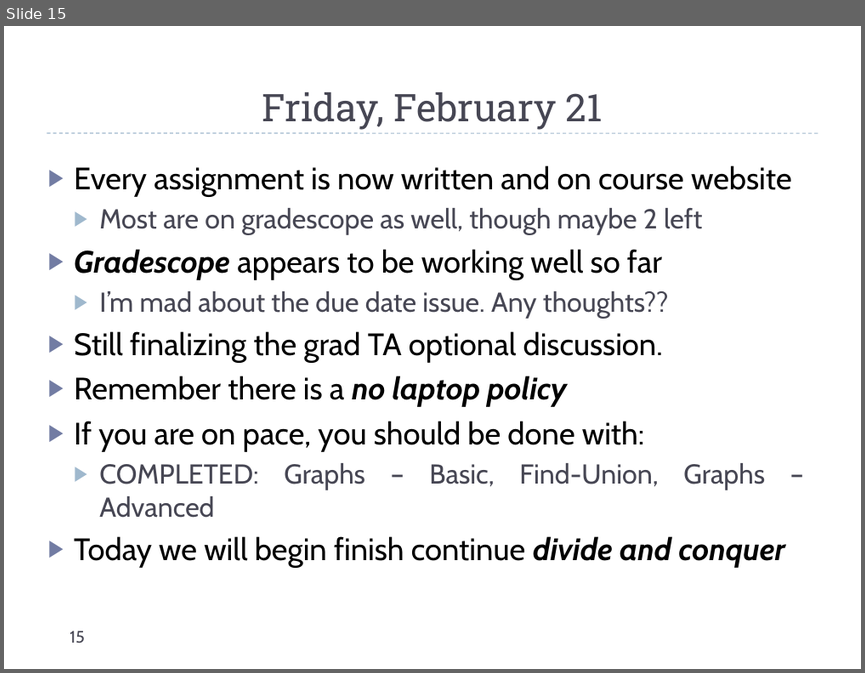
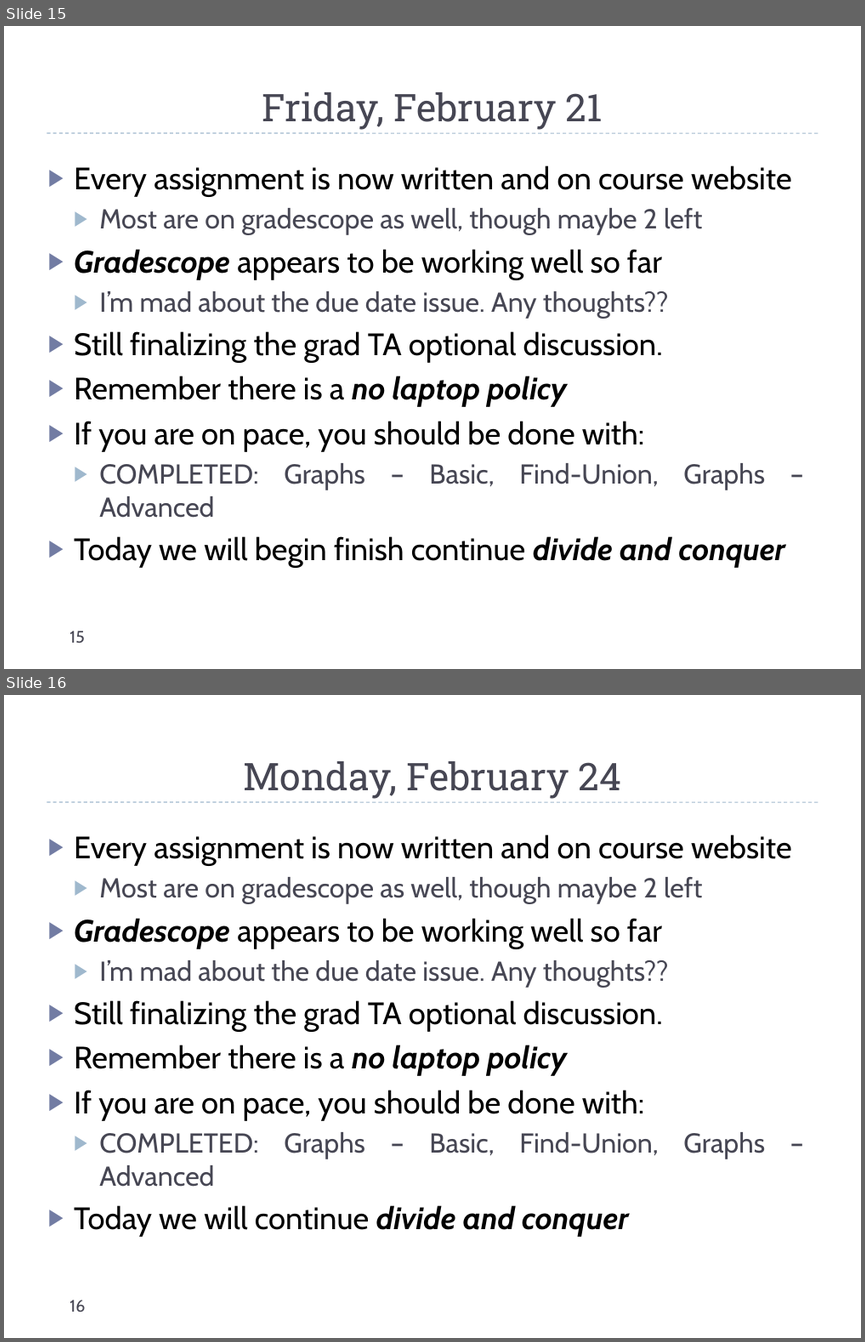
Before and after one commit to markfloryan/dsa2, a slide deck: slides/dailyAnnouncements.pptx. Shown one above the other, each under a label of ours: slide 15 before the commit, slides 15 and 16 after it. The pictures are 865x673 and 865x1342 pixels, drawn with LibreOffice and Linux fonts; fonts in the diff are those of the drawing. Boxes give left, top, right and bottom in pixels: in the first picture for what was removed or moved away, otherwise in the second. Text is boxed around its words. In the diff, an @@ line names an element or a change of style, - is before the commit and + after.

```diff
--- a/slides/dailyAnnouncements.pptx
+++ b/slides/dailyAnnouncements.pptx
@@ slide 16 added at box(4, 695, 861, 1338), background #FFFFFF; not listed: 1 template element that a slide beside it also shows @@
@@ title added at box(243, 761, 621, 799), 32 pt, text #464653 @@
+Monday, February 24
@@ text added at box(74, 834, 792, 1236), 26 pt, text #000000 @@
+▶ Every assignment is now written and on course website
+  ▶ Most are on gradescope as well, though maybe 2 left
+▶ Gradescope appears to be working well so far
+  ▶ I’m mad about the due date issue. Any thoughts??
+▶ Still finalizing the grad TA optional discussion.
+▶ Remember there is a no laptop policy
+▶ If you are on pace, you should be done with:
+  ▶ COMPLETED: Graphs – Basic, Find-Union, Graphs – Advanced
+▶ Today we will continue divide and conquer
@@ page number added at box(69, 1299, 85, 1312), 14 pt, text #464653 @@
+16
```
Also in this commit, not shown: 3 other files.
